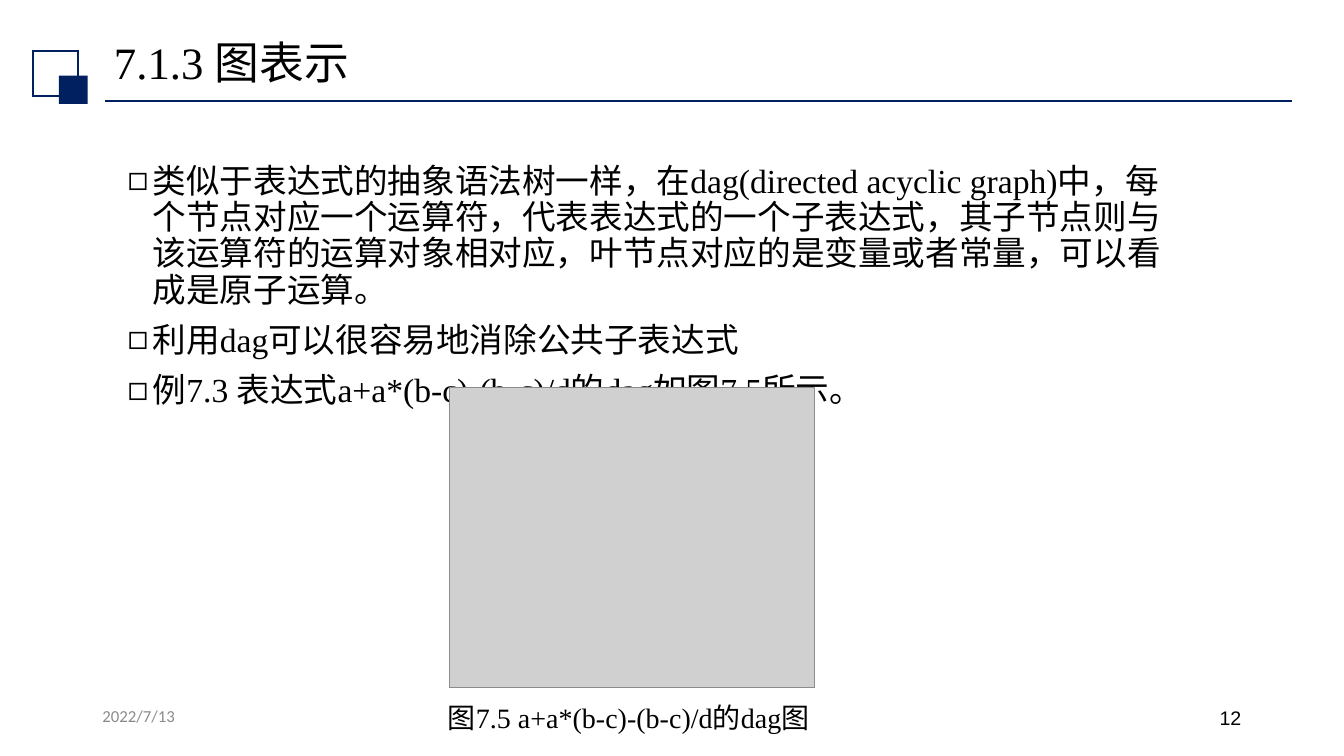
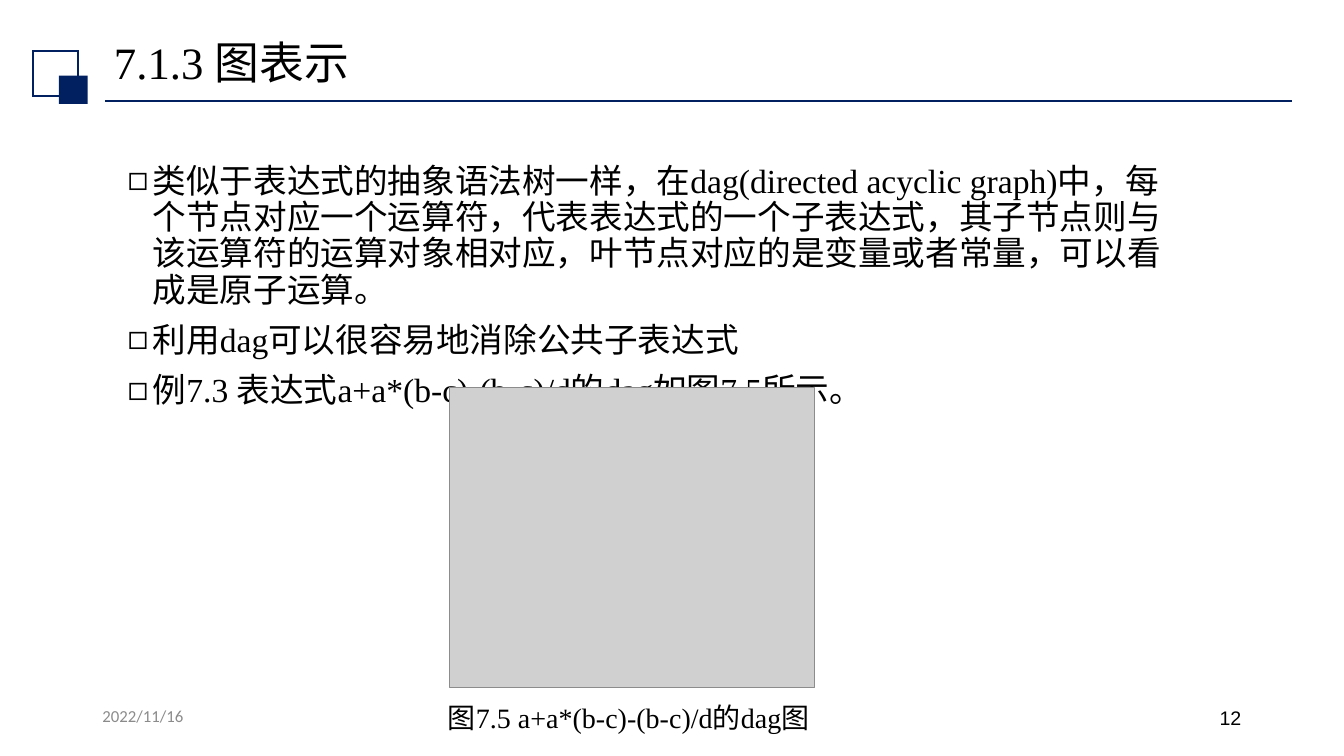
Before and after one commit to SunDocker/CompilationPrinciple, a slide deck: slide 12 of ppt/chapter7.pptx. Drawn at 1344x756 pixels with LibreOffice and Linux fonts; fonts in the diff are those of the drawing; grey boxes stand for pictures. Boxes give left, top, right and bottom in pixels: in the first picture for what was removed or moved away, otherwise in the second. Text is boxed around its words. In the diff, an @@ line names an element or a change of style, - is before the commit and + after.

```diff
--- a/ppt/chapter7.pptx
+++ b/ppt/chapter7.pptx
@@ text at (x1=102, y1=710, x2=183, y2=723): text changed @@
-2022/7/13
+2022/11/16
```
Also in this commit, not shown: 125 other slides changed, 16 other files.
